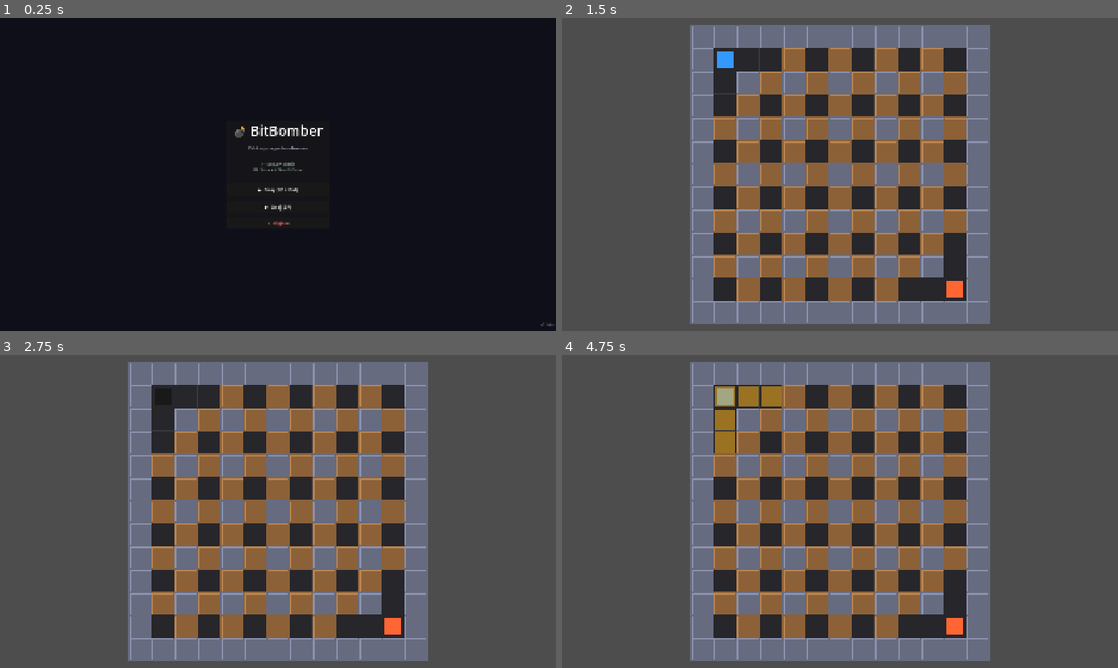
Above: before the commit, frames 1-4 (two rows, left to right).
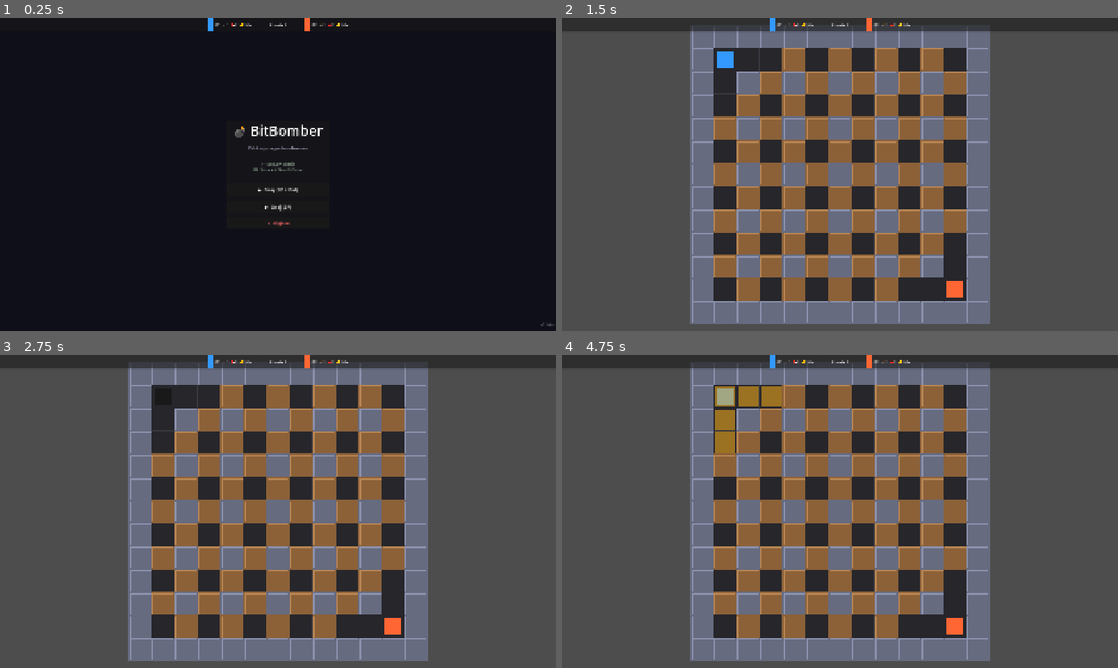
Above: after the commit, the same moments.

Repository: DaVideX12324/BitBomber
Game: Godot game, scene res://scenes/menus/main_menu.tscn
The game is run twice, just before and just after one commit, with the same random seed, the same clock (stepped at 60 frames per second) and the same inputs.
Inputs:
- Up to frame 1 (0.25 s): no input
- Up to frame 2 (1.5 s): click "▶ Graj (1P + Bot)" at 0.5 s; tap Enter at 1.25 s
- Up to frame 3 (2.75 s): tap Space at 2 s
- Up to frame 4 (4.75 s): tap Enter at 2.75, 4.25 s; tap Space at 3.5 s

The runs differ from the first frame. In frame 1, 0.2% of the frame differs, in the area x 37-63%, y 0-5%; in frame 2, 4.2%, in the area x 0-100%, y 0-5%; in frame 3, 4.2%; in frame 4, 4.2%.

Commit message:
Update project.godot

Diff:
--- a/project.godot
+++ b/project.godot
@@ -18,7 +18,7 @@
 config/description="Edukacyjna gra Bomberman — lokalny multiplayer z quizami"
 run/main_scene="res://scenes/menus/main_menu.tscn"
 config/features=PackedStringArray("4.6", "GL Compatibility")
-config/icon="uid://bmkhsto26krxg"
+config/icon="uid://b8r7bhgsmub4e"
 
 [autoload]
 
@@ -26,6 +26,7 @@
 RoundManager="*res://autoloads/round_manager.gd"
 SpriteLoader="*res://autoloads/sprite_loader.gd"
 WindowManager="*uid://fv2xg3xhx8v5"
+HUD="*uid://cof3totncwsjf"
 
 [display]
 
